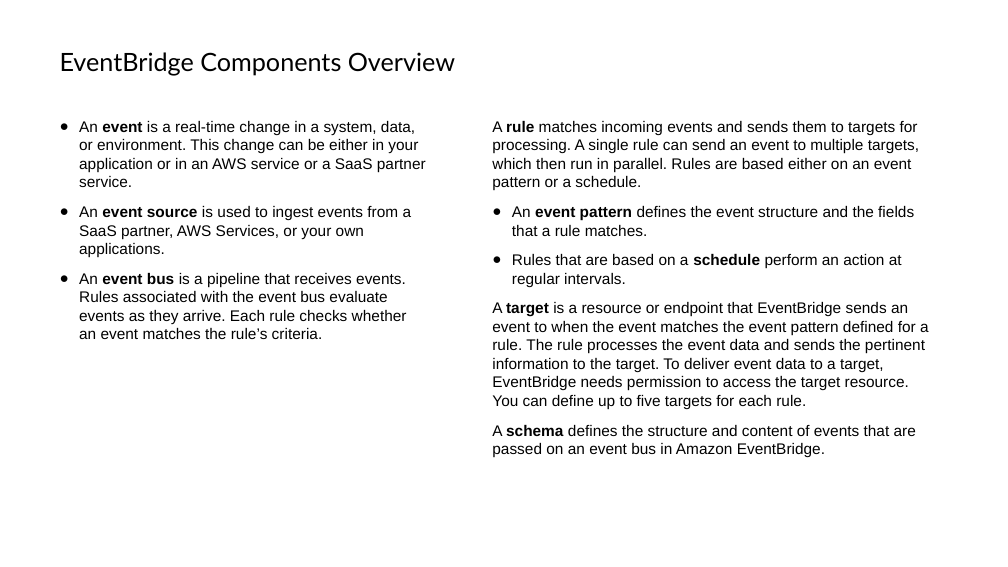
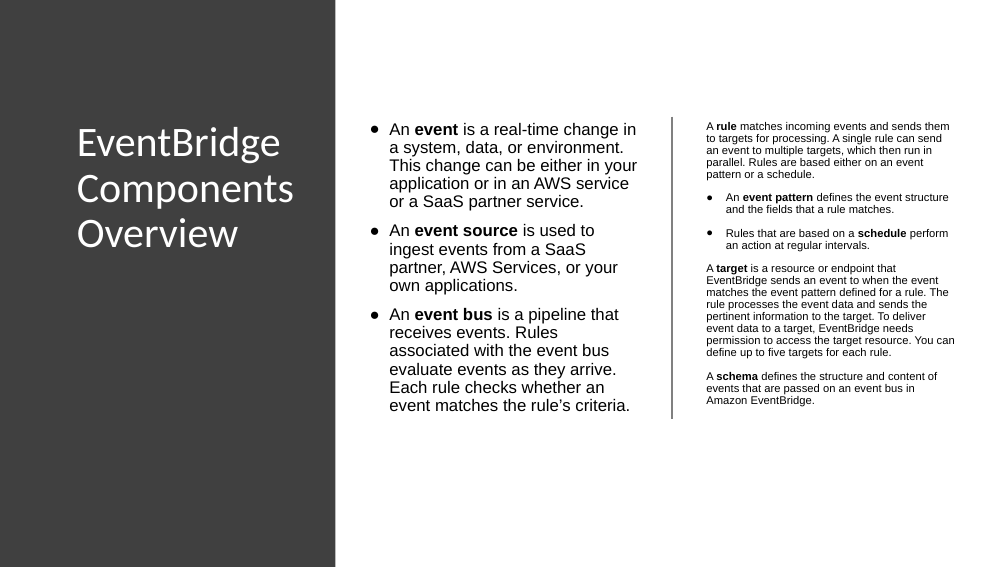
Before and after one commit to IlyaChakun/aws-iba-courses, a slide deck: slide 3 of lecture-materials/Managment&Governance/eventBridge/event-bridge.pptx. Drawn at 1008x567 pixels with LibreOffice and Linux fonts; fonts in the diff are those of the drawing. Boxes give left, top, right and bottom in pixels: in the first picture for what was removed or moved away, otherwise in the second. Text is boxed around its words. In the diff, an @@ line names an element or a change of style, - is before the commit and + after.

```diff
--- a/lecture-materials/Managment&Governance/eventBridge/event-bridge.pptx
+++ b/lecture-materials/Managment&Governance/eventBridge/event-bridge.pptx
@@ rectangle added at bbox=[0, 0, 336, 566], fill #404040 @@
@@ title "EventBridge Components Overview": place and size @@
-title "EventBridge Components Overview" at bbox=[60, 52, 455, 76]
+title "EventBridge Components Overview" at bbox=[77, 127, 294, 248]
@@ title "EventBridge Components Overview" at bbox=[77, 127, 294, 248]: size 18 to 30 pt, font Lato to Calibri, text colour #000000 to #FFFFFF; vertical alignment middle to top @@
@@ text "An event is a real-time ...": place and size @@
-text "An event is a real-time ..." at bbox=[79, 121, 426, 339]
+text "An event is a real-time ..." at bbox=[389, 123, 638, 411]
@@ text "An event is a real-time ..." at bbox=[389, 123, 638, 411]: size 11 to 12 pt; line spacing 1 to 0.9 @@
@@ line added from (672, 117) to (672, 419), #808080 1 pt @@
@@ text "A rule matches incoming events ...": place and size @@
-text "A rule matches incoming events ..." at bbox=[492, 121, 929, 457]
+text "A rule matches incoming events ..." at bbox=[706, 122, 955, 406]
@@ text "A rule matches incoming events ..." at bbox=[706, 122, 955, 406]: size 11 to 8 pt; line spacing 1 to 0.9 @@
```
Also in this commit, not shown: 10 other slides changed, 2 slides added, 1 other file.
